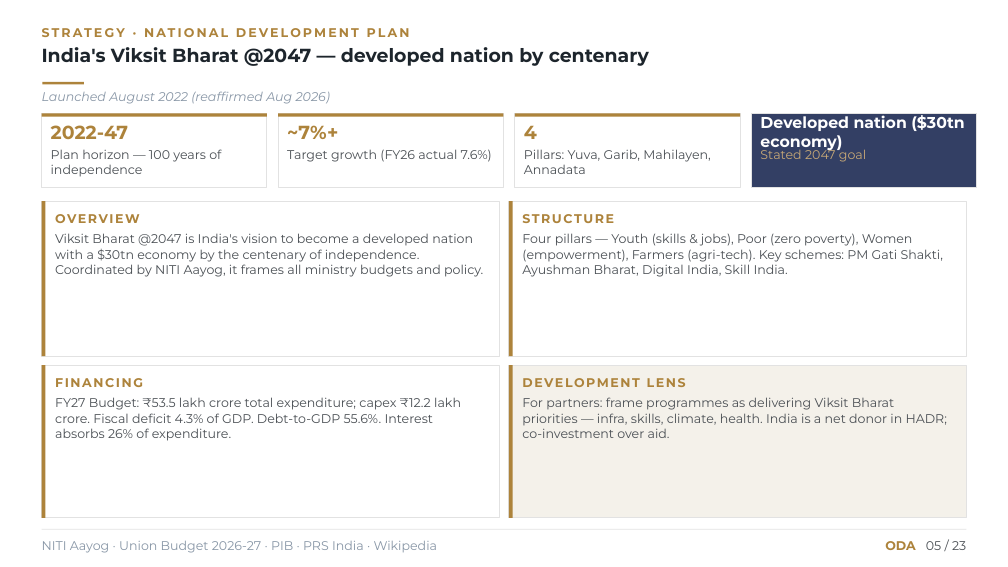
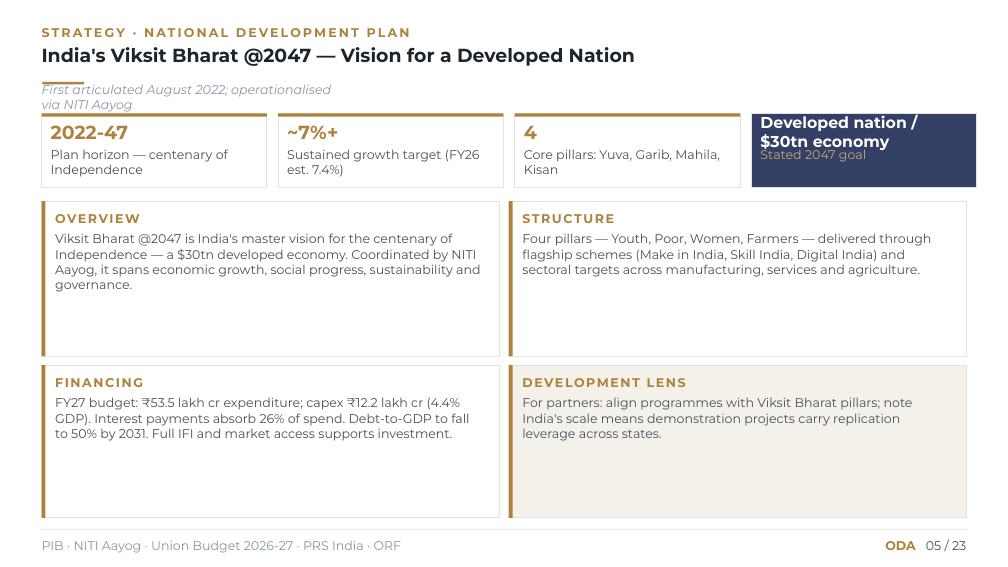
Before and after one commit to developmentihpc-cpu/cad-dashboard, a slide deck: slide 5 of docs/reports/India_Country_Proposal.pptx. Drawn at 1008x567 pixels with LibreOffice and Linux fonts; fonts in the diff are those of the drawing. Boxes give left, top, right and bottom in pixels: in the first picture for what was removed or moved away, otherwise in the second. Text is boxed around its words. In the diff, an @@ line names an element or a change of style, - is before the commit and + after.

```diff
--- a/docs/reports/India_Country_Proposal.pptx
+++ b/docs/reports/India_Country_Proposal.pptx
@@ text at box(42, 47, 635, 66): text changed @@
-India's Viksit Bharat @2047 — developed nation by centenary
+India's Viksit Bharat @2047 — Vision for a Developed Nation
@@ text at box(42, 82, 331, 112): text changed @@
-Launched August 2022 (reaffirmed Aug 2026)
+First articulated August 2022; operationalised via NITI Aayog
@@ text at box(760, 113, 907, 152): text changed @@
-Developed nation ($30tn economy)
+Developed nation / $30tn economy
@@ text at box(51, 149, 228, 177): text changed @@
-Plan horizon — 100 years of independence
+Plan horizon — centenary of Independence
@@ text at box(287, 149, 480, 177): text changed @@
-Target growth (FY26 actual 7.6%)
+Sustained growth target (FY26 est. 7.4%)
@@ text at box(524, 149, 720, 174): text changed @@
-Pillars: Yuva, Garib, Mahilayen, Annadata
+Core pillars: Yuva, Garib, Mahila, Kisan
@@ text at box(55, 233, 480, 292): text changed @@
-Viksit Bharat @2047 is India's vision to become a developed nation with a $30tn economy by the centenary of independence. Coordinated by NITI Aayog, it frames all ministry budgets and policy.
+Viksit Bharat @2047 is India's master vision for the centenary of Independence — a $30tn developed economy. Coordinated by NITI Aayog, it spans economic growth, social progress, sustainability and governance.
@@ text at box(522, 233, 931, 277): text changed @@
-Four pillars — Youth (skills & jobs), Poor (zero poverty), Women (empowerment), Farmers (agri-tech). Key schemes: PM Gati Shakti, Ayushman Bharat, Digital India, Skill India.
+Four pillars — Youth, Poor, Women, Farmers — delivered through flagship schemes (Make in India, Skill India, Digital India) and sectoral targets across manufacturing, services and agriculture.
@@ text at box(55, 397, 469, 441): text changed @@
-FY27 Budget: ₹53.5 lakh crore total expenditure; capex ₹12.2 lakh crore. Fiscal deficit 4.3% of GDP. Debt-to-GDP 55.6%. Interest absorbs 26% of expenditure.
+FY27 budget: ₹53.5 lakh cr expenditure; capex ₹12.2 lakh cr (4.4% GDP). Interest payments absorb 26% of spend. Debt-to-GDP to fall to 50% by 2031. Full IFI and market access supports investment.
@@ text at box(522, 397, 913, 441): text changed @@
-For partners: frame programmes as delivering Viksit Bharat priorities — infra, skills, climate, health. India is a net donor in HADR; co-investment over aid.
+For partners: align programmes with Viksit Bharat pillars; note India's scale means demonstration projects carry replication leverage across states.
@@ text at box(42, 541, 402, 553): text changed @@
-NITI Aayog · Union Budget 2026-27 · PIB · PRS India · Wikipedia
+PIB · NITI Aayog · Union Budget 2026-27 · PRS India · ORF
```
Also in this commit, not shown: 18 other slides changed, 2 other files.
